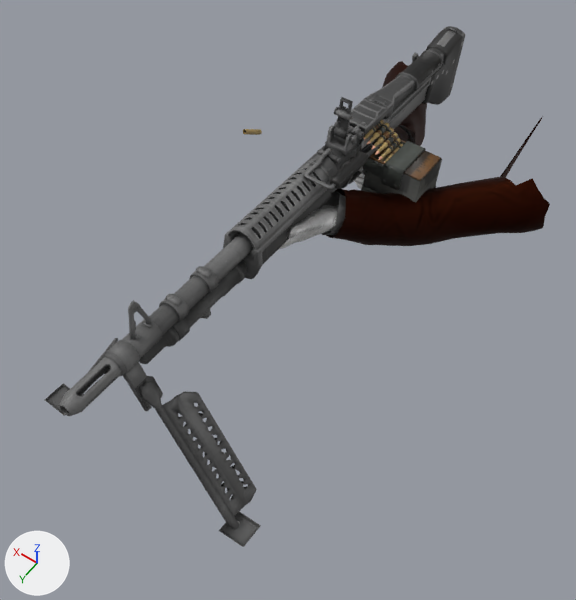
Before and after pictures for a commit that changed the OBJ model GameData/Animations/LMG/Fire/frame_16.obj.
The view is the same before and after, from a 50 mm camera at (-0.84, 2.09, 1.42) aimed at (0.03, 0.86, -0.5). Arrows for +X, +Y and +Z are at lower left; the lights stay in place. Where no turn or scale is listed for an object, it has been applied to the vertices.
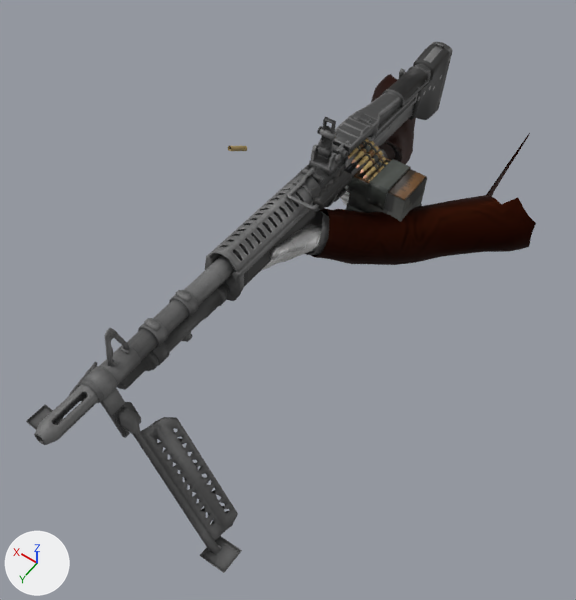
Where the change shows, as pixel boxes (x1, y1, x2, y2) in the pictures (576 x 600 px):
'Mesh.005', mesh moved: before (45, 26, 465, 547); after (26, 42, 453, 573)
'PlayerModelMerged.001_PlayerModelMerged', mesh moved: before (279, 61, 550, 249); after (262, 74, 536, 270)
'Mesh.001', mesh moved: before (364, 120, 403, 163); after (348, 138, 388, 181)
'Mesh.002', mesh moved: before (243, 129, 262, 135); after (228, 146, 247, 151)

The change in detail:
me_mesh_001 has 1411 vertices, 2709 faces and spans x -0.0436..0.0759, y 0.3499..0.4752, z -0.2541..-0.153.
me_mesh_001 is used by ob_mesh_001; location (0.0, 0.0, 0.0).
me_mesh_001 part 1: the whole mesh is moved by (0.0057, 0.0737, -0.0227).
me_mesh_002 has 96 vertices, 170 faces and spans x 0.4535..0.4939, y 0.4184..0.4818, z -0.3696..-0.3262.
me_mesh_002 is used by ob_mesh_002; location (0.0, 0.0, 0.0).
me_mesh_002 part 2: the whole mesh is moved by (0.0057, 0.0737, -0.0227).
me_mesh_005 has 10811 vertices, 20781 faces, 17 loose edges and spans x -0.32..0.41, y -0.24..1.66, z -0.57..0.04.
me_mesh_005 is used by ob_mesh_005; location (0.0, 0.0, 0.0).
me_mesh_005 part 3: the whole mesh is moved by (0.01, 0.07, -0.02).
me_playermodelmerged_001_playermodelmerged has 1157 vertices, 2192 faces and spans x -0.499..0.457, y -0.477..0.909, z -0.755..-0.178.
me_playermodelmerged_001_playermodelmerged is used by ob_playermodelmerged_001_playermodelmerged; location (0.0, 0.0, 0.0).
me_playermodelmerged_001_playermodelmerged part 4: the whole mesh is moved by (0.006, 0.074, -0.023).
